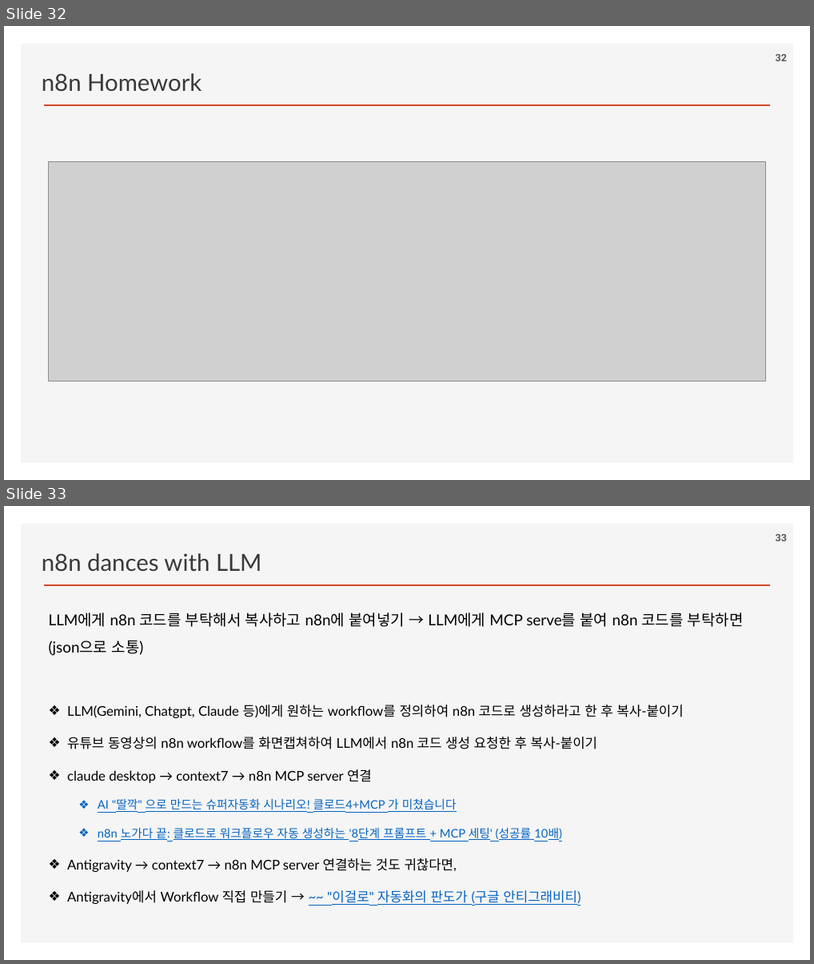
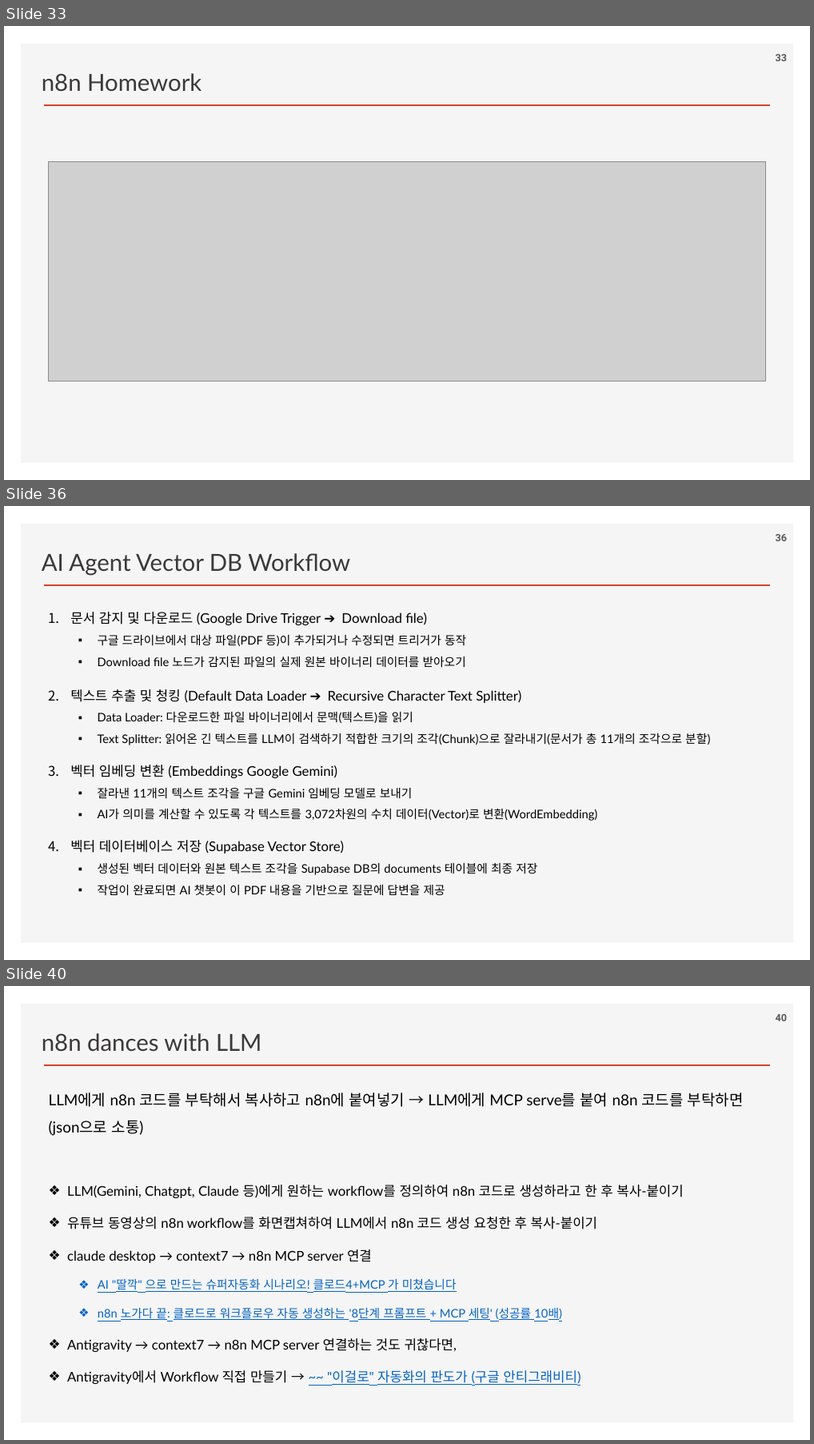
Before and after one commit to ancestor9/2026_Fall_Learning-Langchain-AI-Agent, a slide deck: PPTs/04_AI Workflow_n8n.pptx. Shown one above the other, each under a label of ours: slides 32 and 33 before the commit, slides 33, 36 and 40 after it; the slides between them are not shown. The pictures are 814x964 and 814x1444 pixels, drawn with LibreOffice and Linux fonts; fonts in the diff are those of the drawing; grey boxes stand for pictures; background and template pictures are left out. Boxes give left, top, right and bottom in pixels: in the first picture for what was removed or moved away, otherwise in the second. Text is boxed around its words. In the diff, an @@ line names an element or a change of style, - is before the commit and + after.

```diff
--- a/PPTs/04_AI Workflow_n8n.pptx
+++ b/PPTs/04_AI Workflow_n8n.pptx
@@ slide 36 added at <box>4,506,810,960</box>, background #FFFFFF; not listed: 2 template elements that a slide beside it also shows @@
@@ text added at <box>42,553,350,575</box>, 28 pt, text #3B3838 @@
+AI Agent Vector DB Workflow
@@ page number added at <box>776,534,787,541</box>, 12 pt, text #595959, bold @@
+36
@@ text added at <box>70,612,710,895</box>, 14 pt, text #000000 @@
+1. 문서 감지 및 다운로드 (Google Drive Trigger ➔ Download file)
+  ▪ 구글 드라이브에서 대상 파일(PDF 등)이 추가되거나 수정되면 트리거가 동작
+  ▪ Download file 노드가 감지된 파일의 실제 원본 바이너리 데이터를 받아오기
+2. 텍스트 추출 및 청킹 (Default Data Loader ➔ Recursive Character Text Splitter)
+  ▪ Data Loader: 다운로드한 파일 바이너리에서 문맥(텍스트)을 읽기
+  ▪ Text Splitter: 읽어온 긴 텍스트를 LLM이 검색하기 적합한 크기의 조각(Chunk)으로 잘라내기(문서가 총 11개의 조각으로 분할)
+3. 벡터 임베딩 변환 (Embeddings Google Gemini)
+  ▪ 잘라낸 11개의 텍스트 조각을 구글 Gemini 임베딩 모델로 보내기
+  ▪ AI가 의미를 계산할 수 있도록 각 텍스트를 3,072차원의 수치 데이터(Vector)로 변환(WordEmbedding)
+4. 벡터 데이터베이스 저장 (Supabase Vector Store)
+  ▪ 생성된 벡터 데이터와 원본 텍스트 조각을 Supabase DB의 documents 테이블에 최종 저장
+  ▪ 작업이 완료되면 AI 챗봇이 이 PDF 내용을 기반으로 질문에 답변을 제공
@@ what was slide 32 is now slide 33 @@
@@ what was slide 33 is now slide 40 @@
@@ page number at <box>776,1014,787,1021</box>: text changed @@
-33
+40
```
Also in this commit, not shown: 6 other slides added.
